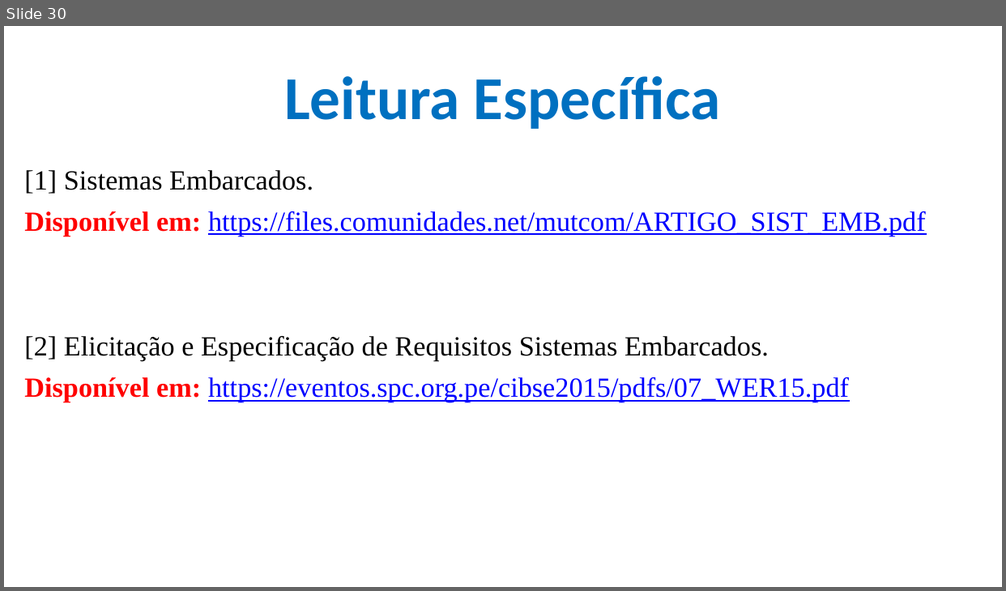
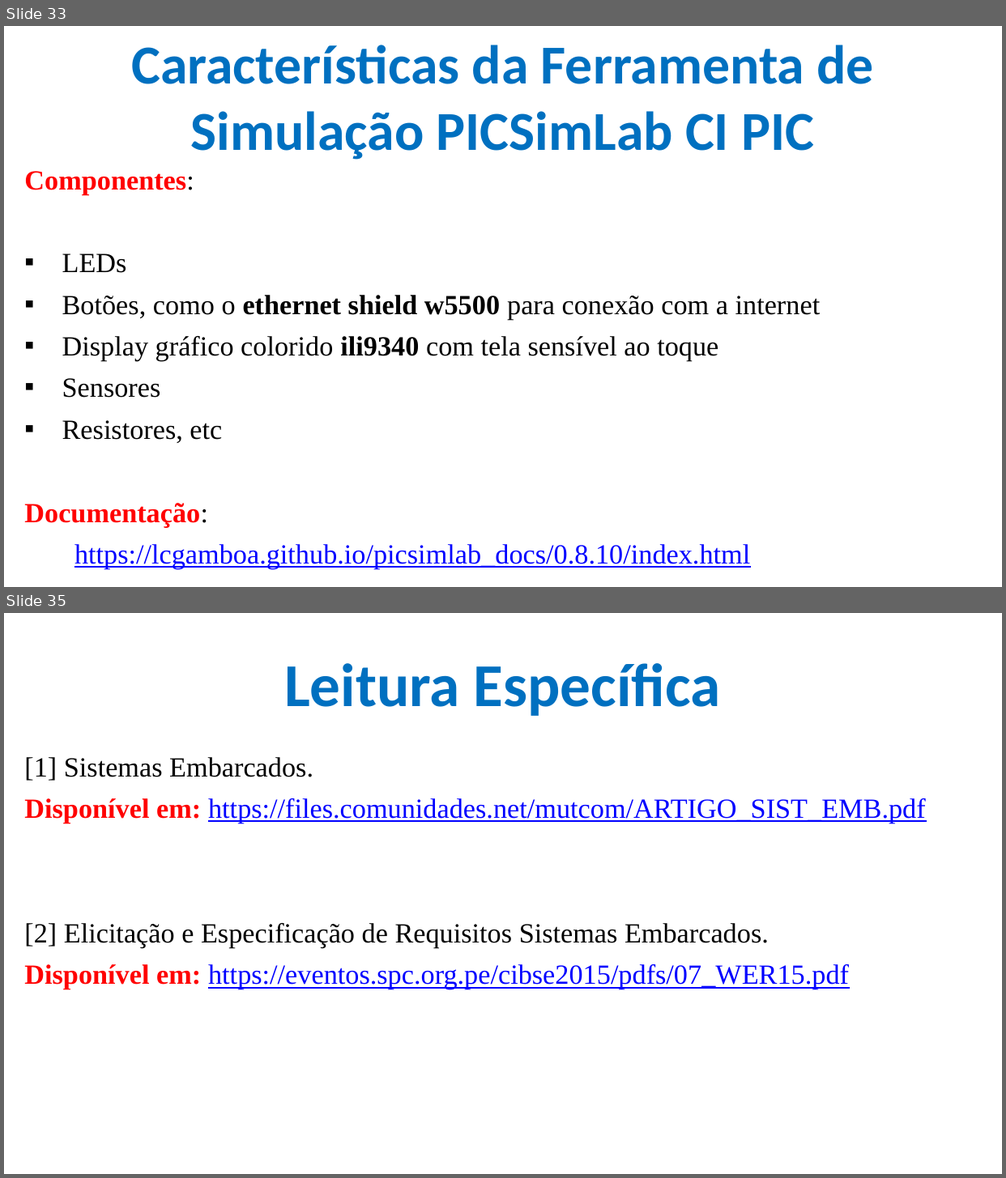
Before and after one commit to CloudEducationBrazil/WydenArea1ProgramacaoMicrocontroladores, a slide deck: 01 Classes/Aula 02 - Programação Microcontroladores.pptx. Shown one above the other, each under a label of ours: slide 30 before the commit, slides 33 and 35 after it; the slides between them are not shown. The pictures are 1006x591 and 1006x1178 pixels, drawn with LibreOffice and Linux fonts; fonts in the diff are those of the drawing; background and template pictures are left out. Boxes give left, top, right and bottom in pixels: in the first picture for what was removed or moved away, otherwise in the second. Text is boxed around its words. In the diff, an @@ line names an element or a change of style, - is before the commit and + after.

```diff
--- a/01 Classes/Aula 02 - Programação Microcontroladores.pptx
+++ b/01 Classes/Aula 02 - Programação Microcontroladores.pptx
@@ slide 33 added at <box>4,26,1002,587</box>, background picture (left out) @@
@@ title added at <box>131,45,874,160</box>, 39.6 pt, text #0070C0, bold @@
+Características da Ferramenta de Simulação PICSimLab CI PIC
@@ text added at <box>24,171,820,570</box>, 20 pt, text #000000 @@
+Componentes:
+▪ LEDs
+▪ Botões, como o ethernet shield w5500 para conexão com a internet
+▪ Display gráfico colorido ili9340 com tela sensível ao toque
+▪ Sensores
+▪ Resistores, etc
+Documentação:
+https://lcgamboa.github.io/picsimlab_docs/0.8.10/index.html
@@ what was slide 30 is now slide 35 @@
```
Also in this commit, not shown: 1 slide changed, 4 other slides added.
